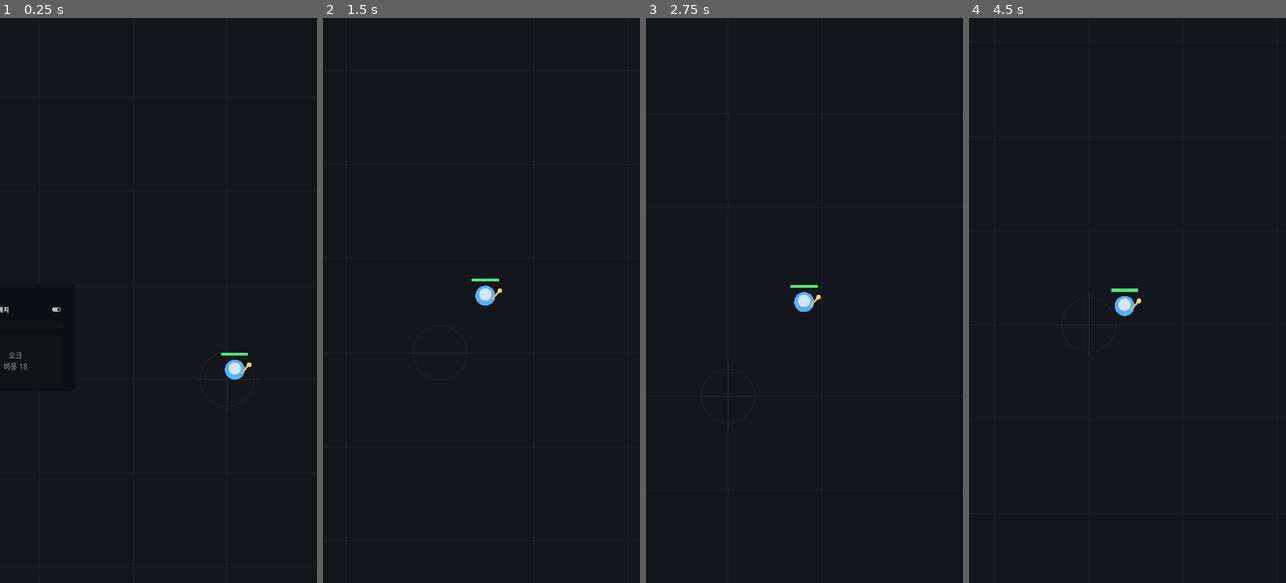
Above: before the commit, frames 1-4 (left to right).
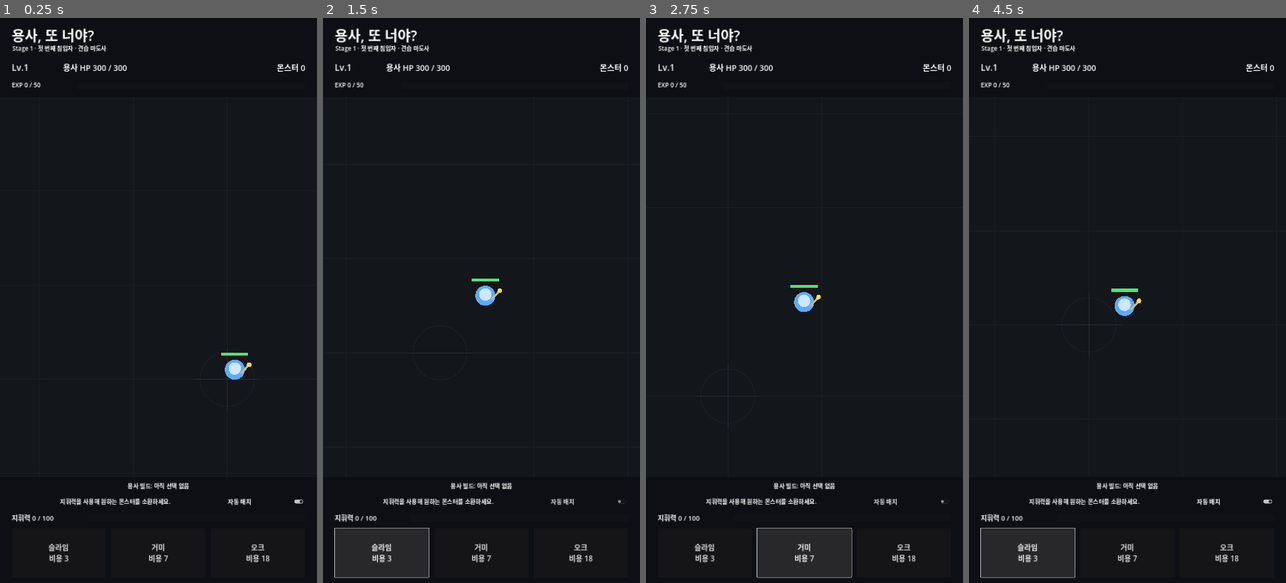
Above: after the commit, the same moments.

Repository: MinSung0732/Again-Hero-
Game: Godot game, scene res://src/main/Main.tscn
Two runs of this game, one before a commit and one after it. Both use one fixed random seed, a clock stepped at 60 frames per second and the inputs below.
Inputs (mouse positions are in pixels of both pictures, inside the frame that each line leads up to):
- Up to frame 1 (0.25 s): no input
- Up to frame 2 (1.5 s): click (589, 503) at 0.5 s, where only the run after the commit has a clickable "자동 배치"; click (383, 554) at 1.25 s, where only the run after the commit has a clickable "슬라임 비용 3"
- Up to frame 3 (2.75 s): click (804, 554) at 2 s, where only the run after the commit has a clickable "거미 비용 7"
- Up to frame 4 (4.5 s): click (1225, 554) at 2.75 s, where only the run after the commit has a clickable "오크 비용 18"; click (1235, 503) at 3.5 s, where only the run after the commit has a clickable "자동 배치"; click (1029, 554) at 4.25 s, where only the run after the commit has a clickable "슬라임 비용 3"

The runs differ from the first frame. In frame 1, 1.8% of the frame differs, in the area x 0-97%, y 1-97%; in frame 2, 1.8%; in frame 3, 1.9%, in the area x 3-97%, y 1-100%; in frame 4, 1.9%.
Error after the commit: Invalid access to property or key 'toggled' on a base object of type 'null instance'. (res://src/main/main.gd:40)

Commit message:
refactor: keep HUD fixed while camera follows world

Diff:
--- a/src/main/Main.tscn
+++ b/src/main/Main.tscn
@@ -12,8 +12,10 @@
 grow_vertical = 2
 script = ExtResource("1_main")
 
-[node name="Background" type="ColorRect" parent="."]
-layout_mode = 1
+[node name="ScreenBackground" type="CanvasLayer" parent="."]
+layer = -10
+
+[node name="Background" type="ColorRect" parent="ScreenBackground"]
 anchors_preset = 15
 anchor_right = 1.0
 anchor_bottom = 1.0
@@ -23,10 +25,11 @@
 color = Color(0.035, 0.038, 0.052, 1)
 
 [node name="Battle" parent="." instance=ExtResource("2_battle")]
-position = Vector2(0, 280)
-
-[node name="TopBar" type="ColorRect" parent="."]
-layout_mode = 1
+
+[node name="HUD" type="CanvasLayer" parent="."]
+layer = 10
+
+[node name="TopBar" type="ColorRect" parent="HUD"]
 anchors_preset = 10
 anchor_right = 1.0
 offset_bottom = 270.0
@@ -34,8 +37,7 @@
 mouse_filter = 2
 color = Color(0.055, 0.058, 0.078, 0.98)
 
-[node name="Title" type="Label" parent="TopBar"]
-layout_mode = 0
+[node name="Title" type="Label" parent="HUD/TopBar"]
 offset_left = 40.0
 offset_top = 20.0
 offset_right = 1040.0
@@ -43,17 +45,15 @@
 theme_override_font_sizes/font_size = 48
 text = "용사, 또 너야?"
 
-[node name="Subtitle" type="Label" parent="TopBar"]
-layout_mode = 0
+[node name="Subtitle" type="Label" parent="HUD/TopBar"]
 offset_left = 42.0
 offset_top = 86.0
 offset_right = 1038.0
 offset_bottom = 124.0
 theme_override_font_sizes/font_size = 20
-text = "Again, Hero? · Demon Commander Prototype"
-
-[node name="HeroLevel" type="Label" parent="TopBar"]
-layout_mode = 0
+text = "Stage 1 · 첫 번째 침입자 · 견습 마도사"
+
+[node name="HeroLevel" type="Label" parent="HUD/TopBar"]
 offset_left = 40.0
 offset_top = 142.0
 offset_right = 240.0
@@ -62,8 +62,7 @@
 text = "Lv.1"
 vertical_alignment = 1
 
-[node name="HeroHP" type="Label" parent="TopBar"]
-layout_mode = 0
+[node name="HeroHP" type="Label" parent="HUD/TopBar"]
 offset_left = 215.0
 offset_top = 142.0
 offset_right = 690.0
@@ -72,8 +71,7 @@
 text = "용사 HP 300 / 300"
 vertical_alignment = 1
 
-[node name="Monsters" type="Label" parent="TopBar"]
-layout_mode = 0
+[node name="Monsters" type="Label" parent="HUD/TopBar"]
 offset_left = 720.0
 offset_top = 142.0
 offset_right = 1040.0
@@ -83,8 +81,7 @@
 horizontal_alignment = 2
 vertical_alignment = 1
 
-[node name="ExpLabel" type="Label" parent="TopBar"]
-layout_mode = 0
+[node name="ExpLabel" type="Label" parent="HUD/TopBar"]
 offset_left = 40.0
 offset_top = 207.0
 offset_right = 260.0
@@ -93,8 +90,7 @@
 text = "EXP 0 / 50"
 vertical_alignment = 1
 
-[node name="ExpBar" type="ProgressBar" parent="TopBar"]
-layout_mode = 0
+[node name="ExpBar" type="ProgressBar" parent="HUD/TopBar"]
 offset_left = 265.0
 offset_top = 216.0
 offset_right = 1040.0
@@ -102,8 +98,7 @@
 max_value = 50.0
 show_percentage = false
 
-[node name="BottomBar" type="ColorRect" parent="."]
-layout_mode = 1
+[node name="BottomBar" type="ColorRect" parent="HUD"]
 anchors_preset = 12
 anchor_top = 1.0
 anchor_right = 1.0
@@ -113,8 +108,7 @@
 grow_vertical = 0
 color = Color(0.055, 0.058, 0.078, 0.98)
 
-[node name="BuildLabel" type="Label" parent="BottomBar"]
-layout_mode = 0
+[node name="BuildLabel" type="Label" parent="HUD/BottomBar"]
 offset_left = 36.0
 offset_top = 10.0
 offset_right = 1044.0
@@ -125,8 +119,7 @@
 vertical_alignment = 1
 autowrap_mode = 2
 
-[node name="Status" type="Label" parent="BottomBar"]
-layout_mode = 0
+[node name="Status" type="Label" parent="HUD/BottomBar"]
 offset_left = 36.0
 offset_top = 50.0
 offset_right = 748.0
@@ -137,8 +130,7 @@
 vertical_alignment = 1
 autowrap_mode = 2
 
-[node name="PlacementModeToggle" type="CheckButton" parent="BottomBar"]
-layout_mode = 0
+[node name="PlacementModeToggle" type="CheckButton" parent="HUD/BottomBar"]
 offset_left = 770.0
 offset_top = 56.0
 offset_right = 1040.0
@@ -147,8 +139,7 @@
 button_pressed = true
 text = "자동 배치"
 
-[node name="CommandLabel" type="Label" parent="BottomBar"]
-layout_mode = 0
+[node name="CommandLabel" type="Label" parent="HUD/BottomBar"]
 offset_left = 40.0
 offset_top = 118.0
 offset_right = 300.0
@@ -157,8 +148,7 @@
 text = "지휘력 0 / 100"
 vertical_alignment = 1
 
-[node name="CommandBar" type="ProgressBar" parent="BottomBar"]
-layout_mode = 0
+[node name="CommandBar" type="ProgressBar" parent="HUD/BottomBar"]
 offset_left = 300.0
 offset_top = 126.0
 offset_right = 1040.0
@@ -167,77 +157,82 @@
 value = 0.0
 show_percentage = false
 
-[node name="SummonButtons" type="HBoxContainer" parent="BottomBar"]
-layout_mode = 0
+[node name="SummonButtons" type="HBoxContainer" parent="HUD/BottomBar"]
 offset_left = 40.0
 offset_top = 174.0
 offset_right = 1040.0
 offset_bottom = 340.0
 theme_override_constants/separation = 18
 
-[node name="SlimeButton" type="Button" parent="BottomBar/SummonButtons"]
+[node name="SlimeButton" type="Button" parent="HUD/BottomBar/SummonButtons"]
 custom_minimum_size = Vector2(0, 150)
 layout_mode = 2
 size_flags_horizontal = 3
 theme_override_font_sizes/font_size = 25
 text = "슬라임\n비용 3"
 
-[node name="SpiderButton" type="Button" parent="BottomBar/SummonButtons"]
+[node name="SpiderButton" type="Button" parent="HUD/BottomBar/SummonButtons"]
 custom_minimum_size = Vector2(0, 150)
 layout_mode = 2
 size_flags_horizontal = 3
 theme_override_font_sizes/font_size = 25
 text = "거미\n비용 7"
 
-[node name="OrcButton" type="Button" parent="BottomBar/SummonButtons"]
+[node name="OrcButton" type="Button" parent="HUD/BottomBar/SummonButtons"]
 custom_minimum_size = Vector2(0, 150)
 layout_mode = 2
 size_flags_horizontal = 3
 theme_override_font_sizes/font_size = 25
 text = "오크\n비용 18"
 
-[node name="ResultPanel" type="PanelContainer" parent="."]
+[node name="ResultPanel" type="PanelContainer" parent="HUD"]
 visible = false
-layout_mode = 1
 anchors_preset = 8
 anchor_left = 0.5
 anchor_top = 0.5
 anchor_right = 0.5
 anchor_bottom = 0.5
 offset_left = -420.0
-offset_top = -260.0
+offset_top = -300.0
 offset_right = 420.0
-offset_bottom = 260.0
+offset_bottom = 300.0
 grow_horizontal = 2
 grow_vertical = 2
 
-[node name="Margin" type="MarginContainer" parent="ResultPanel"]
+[node name="Margin" type="MarginContainer" parent="HUD/ResultPanel"]
 layout_mode = 2
 theme_override_constants/margin_left = 48
 theme_override_constants/margin_top = 48
 theme_override_constants/margin_right = 48
 theme_override_constants/margin_bottom = 48
 
-[node name="VBox" type="VBoxContainer" parent="ResultPanel/Margin"]
-layout_mode = 2
-theme_override_constants/separation = 34
+[node name="VBox" type="VBoxContainer" parent="HUD/ResultPanel/Margin"]
+layout_mode = 2
+theme_override_constants/separation = 26
 alignment = 1
 
-[node name="ResultTitle" type="Label" parent="ResultPanel/Margin/VBox"]
+[node name="ResultTitle" type="Label" parent="HUD/ResultPanel/Margin/VBox"]
 layout_mode = 2
 theme_override_font_sizes/font_size = 46
 text = "전투 종료"
 horizontal_alignment = 1
 
-[node name="ResultMessage" type="Label" parent="ResultPanel/Margin/VBox"]
+[node name="ResultMessage" type="Label" parent="HUD/ResultPanel/Margin/VBox"]
 layout_mode = 2
 theme_override_font_sizes/font_size = 30
 text = "결과"
 horizontal_alignment = 1
 autowrap_mode = 2
 
-[node name="RestartButton" type="Button" parent="ResultPanel/Margin/VBox"]
-custom_minimum_size = Vector2(0, 110)
-layout_mode = 2
-theme_override_font_sizes/font_size = 30
-text = "다시 실험하기"
+[node name="NextStageButton" type="Button" parent="HUD/ResultPanel/Margin/VBox"]
+visible = false
+custom_minimum_size = Vector2(0, 100)
+layout_mode = 2
+theme_override_font_sizes/font_size = 28
+text = "다음 스테이지"
+
+[node name="RestartButton" type="Button" parent="HUD/ResultPanel/Margin/VBox"]
+custom_minimum_size = Vector2(0, 100)
+layout_mode = 2
+theme_override_font_sizes/font_size = 28
+text = "같은 스테이지 다시 도전"
